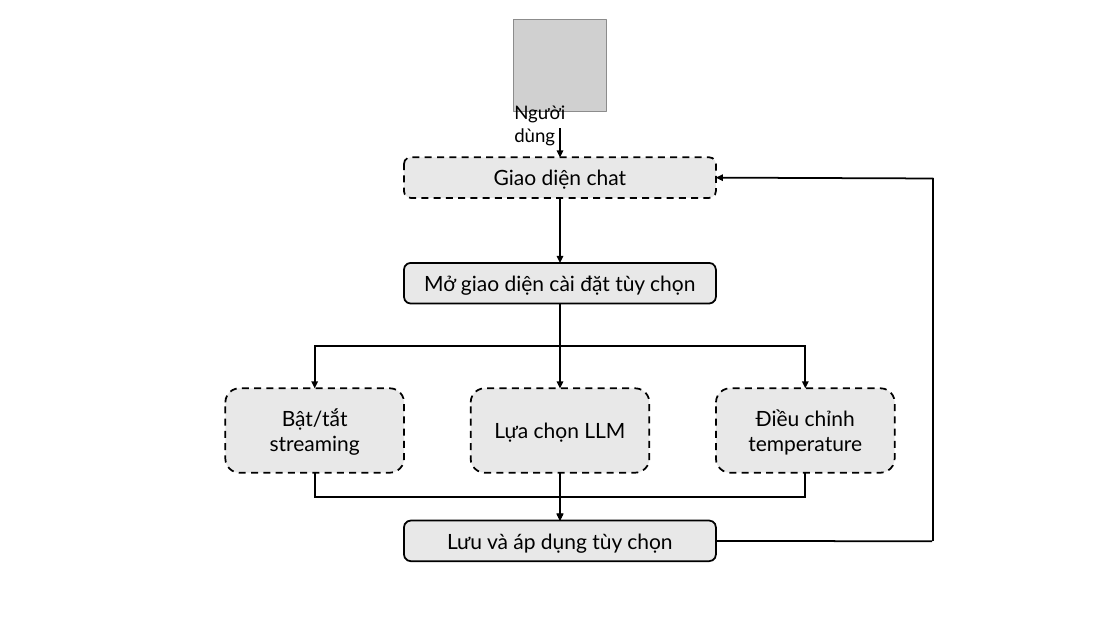
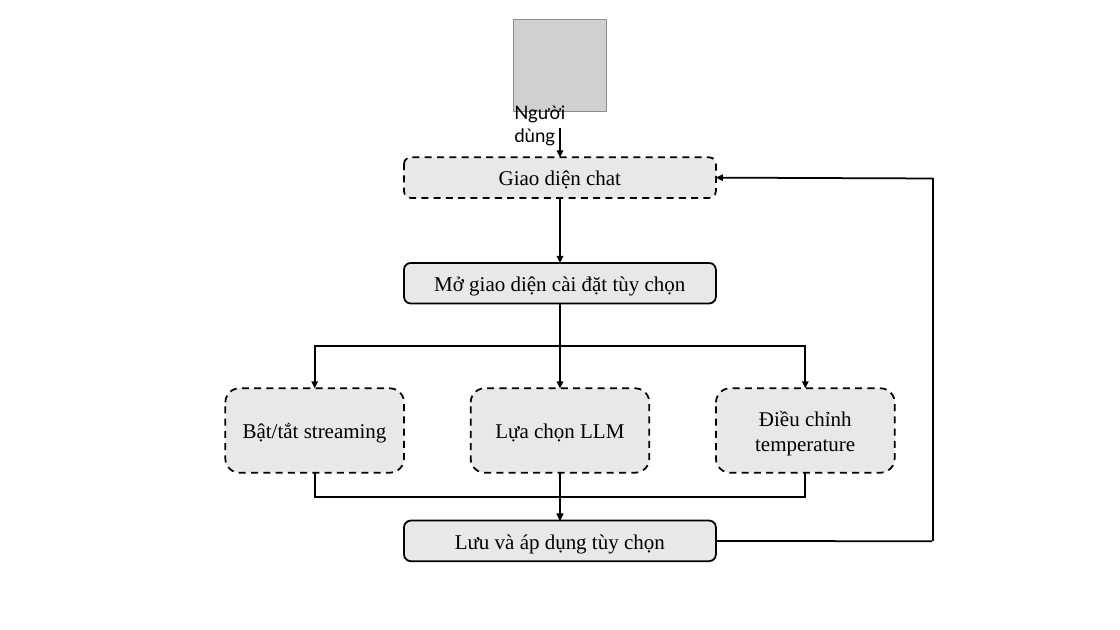
Before and after one commit to ngovanuc/Vietnamese_History_Chatbot, a slide deck: slide 12 of documents/hinh_ve_trong_cao_cao_do_an.pptx (slide 11 before the commit). Drawn at 1120x630 pixels with LibreOffice and Linux fonts; fonts in the diff are those of the drawing; grey boxes stand for pictures. Boxes give left, top, right and bottom in pixels: in the first picture for what was removed or moved away, otherwise in the second. Text is boxed around its words. In the diff, an @@ line names an element or a change of style, - is before the commit and + after.

```diff
--- a/documents/hinh_ve_trong_cao_cao_do_an.pptx
+++ b/documents/hinh_ve_trong_cao_cao_do_an.pptx
@@ font Lato to Times New Roman in 6 elements at bbox=[404, 157, 716, 197], bbox=[404, 263, 716, 303], bbox=[716, 388, 895, 472], bbox=[404, 521, 716, 561], bbox=[471, 388, 649, 472], bbox=[225, 388, 404, 472] @@
```
Also in this commit, not shown: 5 other slides changed, 1 slide added, 1 other file.
